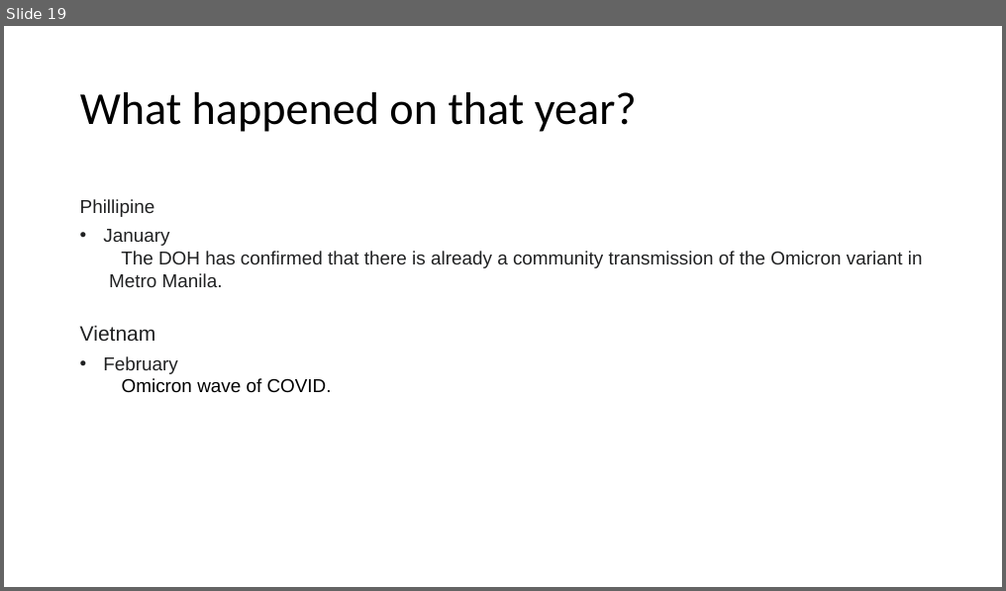
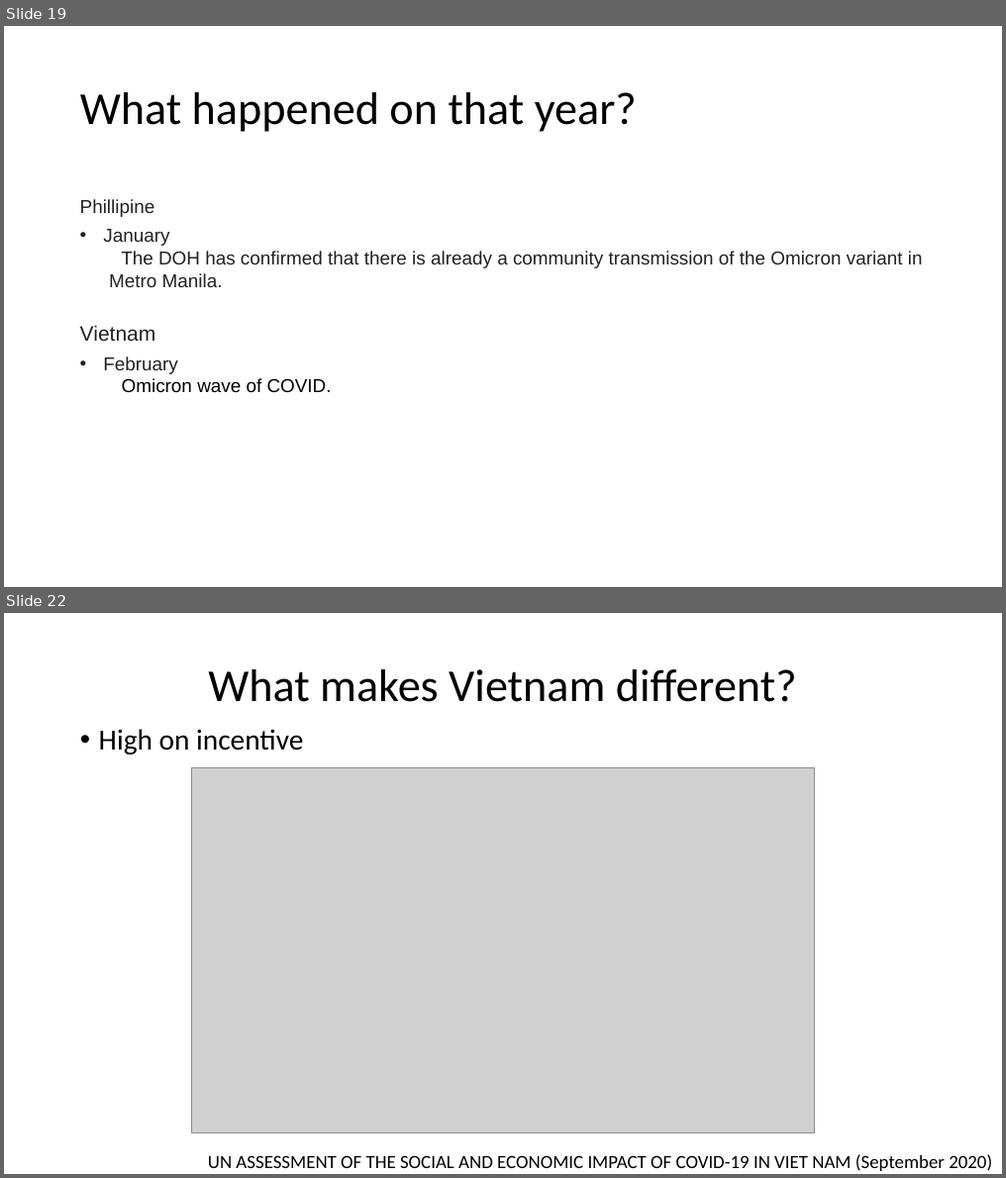
Before and after one commit to HadiSyahputraa/World-WIde-COVID, a slide deck: Final_Report.pptx. Shown one above the other, each under a label of ours: slide 19 before the commit, slides 19 and 22 after it; the slides between them are not shown. The pictures are 1006x591 and 1006x1178 pixels, drawn with LibreOffice and Linux fonts; fonts in the diff are those of the drawing; grey boxes stand for pictures. Boxes give left, top, right and bottom in pixels: in the first picture for what was removed or moved away, otherwise in the second. Text is boxed around its words. In the diff, an @@ line names an element or a change of style, - is before the commit and + after.

```diff
--- a/Final_Report.pptx
+++ b/Final_Report.pptx
@@ slide 22 added at [4, 613, 1002, 1174], background #FFFFFF @@
@@ title added at [208, 669, 797, 702], 44 pt, text #000000 @@
+What makes Vietnam different?
@@ text added at [99, 729, 303, 755], 28 pt, text #000000 @@
+• High on incentive
@@ picture added at [191, 767, 814, 1134] @@
@@ text added at [208, 1155, 992, 1171], 18 pt, text #000000 @@
+UN ASSESSMENT OF THE SOCIAL AND ECONOMIC IMPACT OF COVID-19 IN VIET NAM (September 2020)
```
Also in this commit, not shown: 1 slide changed, 6 other slides added, 5 slides removed.
